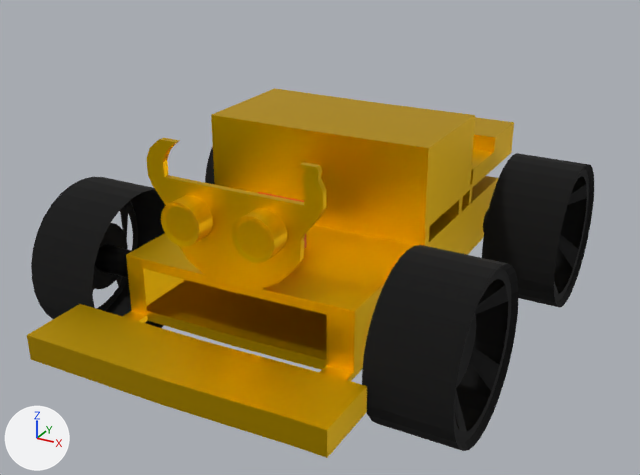
Before and after pictures for a commit that changed the Blender file godot/assets/robot.blend.
Both versions are drawn from a camera (50 mm lens) standing at (3.48, -8.6, 2.89) and looking at (-0.32, -1.7, -0.56). Arrows for +X, +Y and +Z are at lower left; the lights stay in place. The picture after the commit comes second.
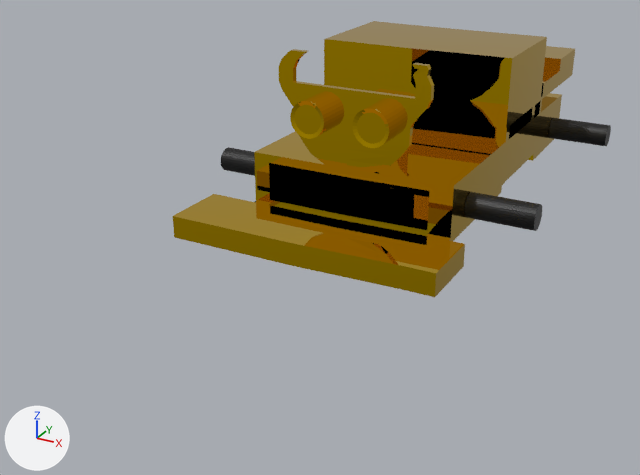
The change in detail:
Material 'Material' (mat_material) changes colour from yellow #e7bc00 to yellow #e7bc00; in linear values from (0.8, 0.501, 0.0000893) to (0.8, 0.501, 0.0).
In material 'Material' (mat_material), roughness goes from 0.5 to 0.0.
In object 'Plane' (ob_plane), parent is no longer ob_voiture.
In object 'Plane' (ob_plane), matrix_parent_inverse is no longer Matrix(((0.849, 0.0, 0.0, -0.00778), (0.0, 0.49, 0.0, 0.0975), (0.0, 0.0, 1.0, 0.0792), (0.0, 0.0, 0.0, 1.0))).
Object 'Plane' (ob_plane) moves from (0.0, 0.184, -0.295) to (0.0, 0.0, 0.0).
Object 'Plane' (ob_plane) is rescaled from (0.216, 0.216, 0.216) to (0.216, 0.245, 0.216).
Object 'Cylinder' (ob_cylinder) is deleted.
In object 'Cylinder.001' (ob_cylinder_001), parent is no longer ob_voiture.
In object 'Cylinder.001' (ob_cylinder_001), matrix_parent_inverse is no longer Matrix(((0.849, 0.0, 0.0, -0.00778), (0.0, 0.49, 0.0, 0.0975), (0.0, 0.0, 1.0, 0.0792), (0.0, 0.0, 0.0, 1.0))).
In object 'Cylinder.002' (ob_cylinder_002), parent is no longer ob_voiture.
In object 'Cylinder.002' (ob_cylinder_002), matrix_parent_inverse is no longer Matrix(((0.849, 0.0, 0.0, -0.00778), (0.0, 0.49, 0.0, 0.0975), (0.0, 0.0, 1.0, 0.0792), (0.0, 0.0, 0.0, 1.0))).
Object 'Cylinder.002' (ob_cylinder_002) moves from (1.542, 1.524, -0.438) to (1.542, 1.49, -0.107).
Object 'Cylinder.003' (ob_cylinder_003) is deleted.
In object 'Cylinder.004' (ob_cylinder_004), parent is no longer ob_voiture.
In object 'Cylinder.004' (ob_cylinder_004), matrix_parent_inverse is no longer Matrix(((0.849, 0.0, 0.0, -0.00778), (0.0, 0.49, 0.0, 0.0975), (0.0, 0.0, 1.0, 0.0792), (0.0, 0.0, 0.0, 1.0))).
Object 'Cylinder.004' (ob_cylinder_004) moves from (-1.533, -0.937, -0.43) to (-1.533, -1.293, -0.0983).
Object 'Cylinder.005' (ob_cylinder_005) is deleted.
Object 'Cylinder.006' (ob_cylinder_006) is deleted.
Object 'Cube' (ob_cube) is deleted.

Boxes [x1, y1, x2, y2] around the edits, measured in the pictures (640 x 475 px):
'Plane', recoloured, surface changed, moved, rescaled (17% narrower, 25% shorter)
    before: [27, 88, 514, 458]
    after: [173, 21, 575, 297]
'Cylinder.005', deleted (black)
    before: [362, 245, 519, 451]
'Cylinder', deleted (black)
    before: [482, 153, 594, 308]
'Cylinder.003', deleted (black)
    before: [31, 177, 166, 328]
'Cylinder.001', moved (not visible before)
    after: [464, 192, 542, 231]
'Cylinder.004', moved
    before: [95, 244, 132, 278]
    after: [221, 147, 255, 176]
'Cylinder.002', moved (mostly hidden before)
    before: [483, 209, 489, 232]
    after: [549, 118, 611, 146]
'Cylinder.006', deleted (mostly hidden)
    before: [205, 146, 215, 185]
'Cube', deleted (mostly hidden)
    before: [258, 192, 306, 249]
